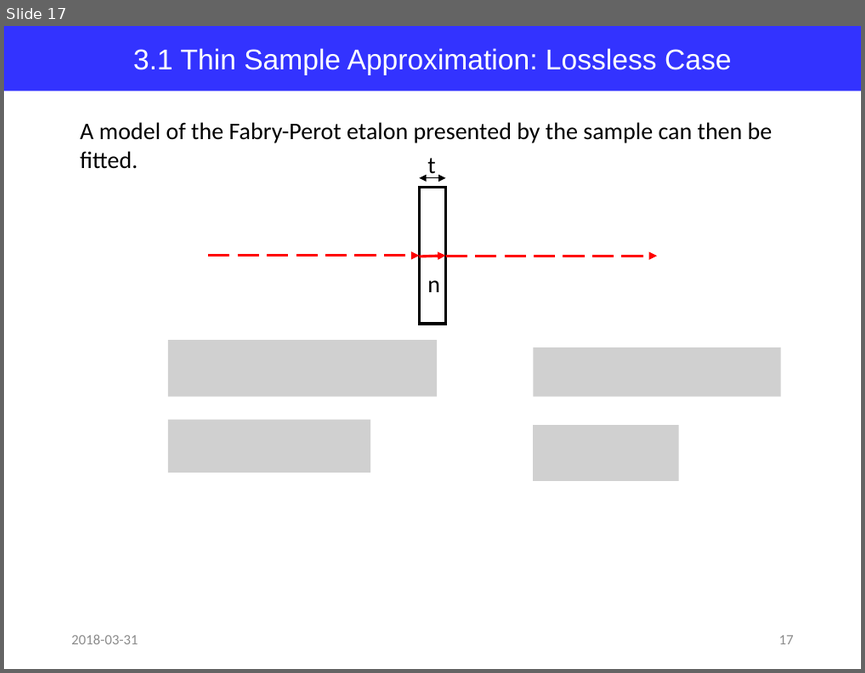
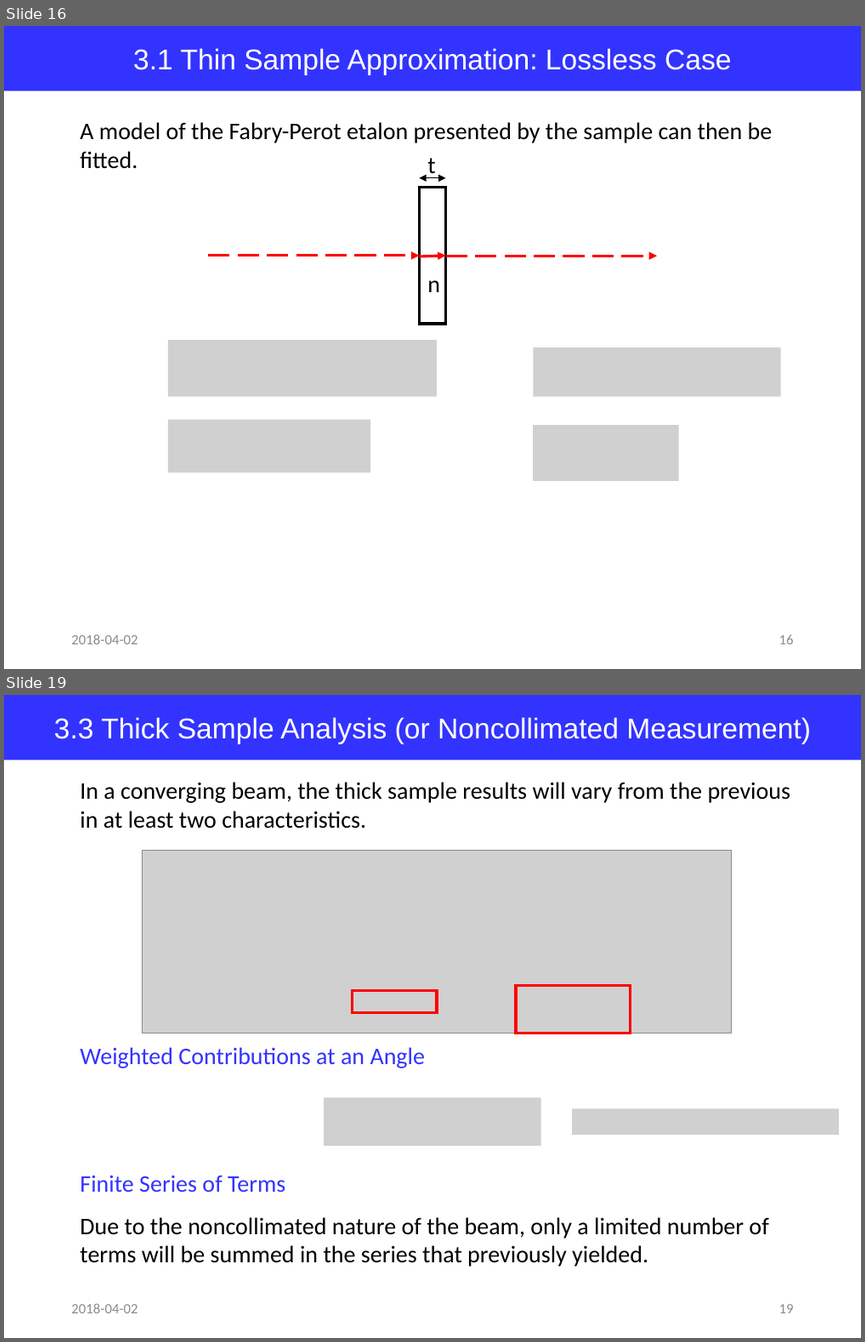
Before and after one commit to jglee96/NBTP_Lab, a slide deck: Terahertz Metrology/Ch5/Terahertz Metrology_Ch5.pptx. Shown one above the other, each under a label of ours: slide 17 before the commit, slides 16 and 19 after it; the slides between them are not shown. The pictures are 865x673 and 865x1342 pixels, drawn with LibreOffice and Linux fonts; fonts in the diff are those of the drawing; grey boxes stand for pictures. Boxes give left, top, right and bottom in pixels: in the first picture for what was removed or moved away, otherwise in the second. Text is boxed around its words. In the diff, an @@ line names an element or a change of style, - is before the commit and + after.

```diff
--- a/Terahertz Metrology/Ch5/Terahertz Metrology_Ch5.pptx
+++ b/Terahertz Metrology/Ch5/Terahertz Metrology_Ch5.pptx
@@ slide 19 added at box(4, 695, 861, 1338), background #FFFFFF @@
@@ rectangle added at box(4, 695, 861, 760), fill #3333FF, 24 pt, text #FFFFFF @@
+3.3 Thick Sample Analysis (or Noncollimated Measurement)
@@ text added at box(80, 782, 791, 828), 20 pt, text #000000 @@
+In a converging beam, the thick sample results will vary from the previous in at least two characteristics.
@@ picture added at box(142, 850, 732, 1032) @@
@@ rectangle added at box(352, 990, 437, 1012), outline #FF0000 2.25 pt @@
@@ rectangle added at box(516, 986, 630, 1032), outline #FF0000 2.25 pt @@
@@ text added at box(80, 1047, 425, 1068), 20 pt, text #3333FF @@
+Weighted Contributions at an Angle
@@ picture added at box(324, 1098, 541, 1145) @@
@@ picture added at box(572, 1109, 839, 1134) @@
@@ text added at box(80, 1174, 285, 1191), 20 pt, text #3333FF @@
+Finite Series of Terms
@@ text added at box(80, 1217, 768, 1266), 20 pt, text #000000 @@
+Due to the noncollimated nature of the beam, only a limited number of terms will be summed in the series that previously yielded.
@@ text added at box(71, 1303, 137, 1313), 12 pt, text #8C8C8C @@
+2018-04-02
@@ page number added at box(779, 1304, 794, 1313), 12 pt, text #8C8C8C @@
+19
@@ what was slide 17 is now slide 16 @@
@@ slide 16 changed as well @@
@@ text at box(71, 634, 137, 644): text changed @@
-2018-03-31
+2018-04-02
@@ page number at box(779, 635, 794, 644): text changed @@
-17
+16
```
Also in this commit, not shown: 17 other slides changed, 5 other slides added, 1 slide removed, 2 other files.
